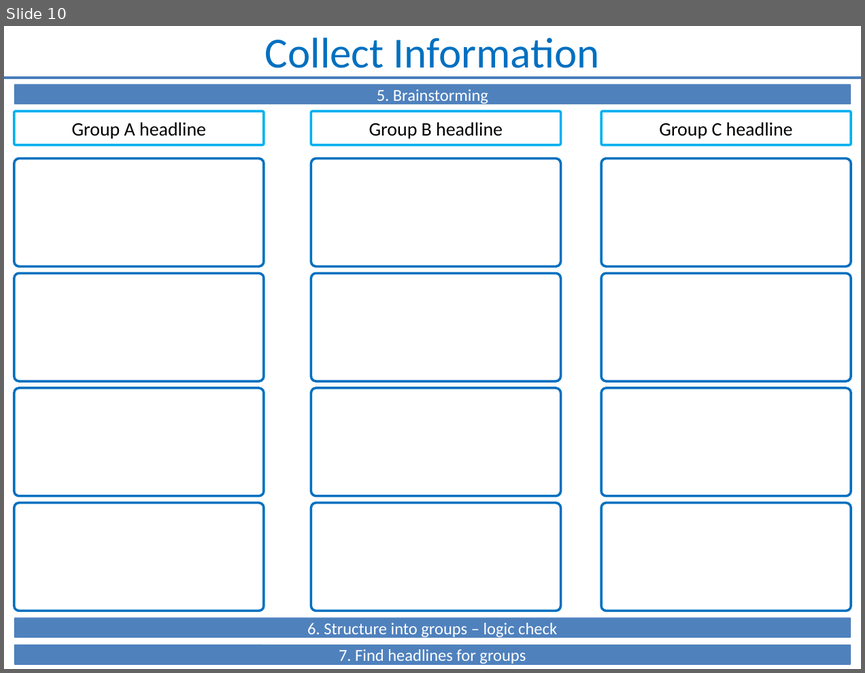
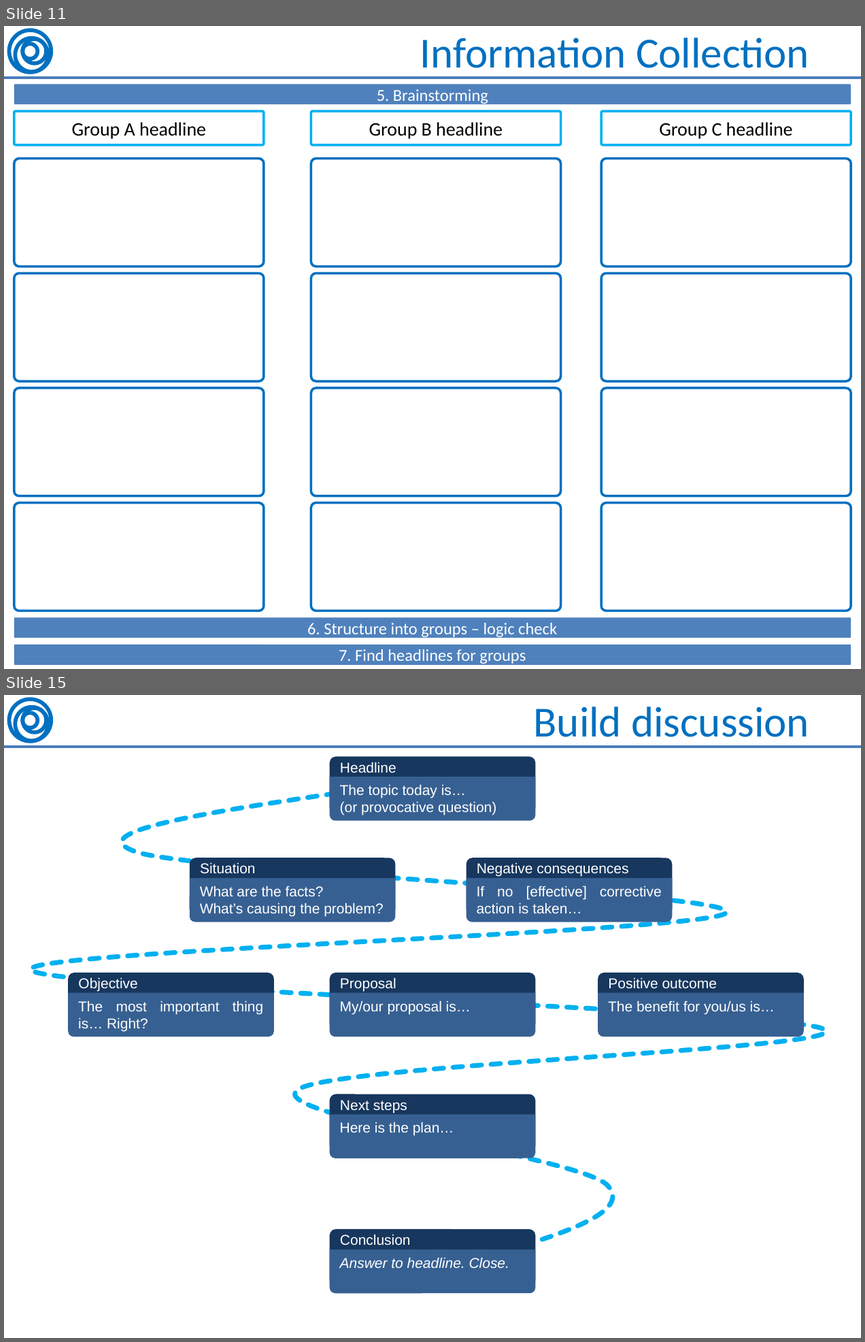
Before and after one commit to OleksiyRudenko/_under-development, a slide deck: soft-skills--Presentation/Presentation about Presentation.pptx. Shown one above the other, each under a label of ours: slide 10 before the commit, slides 11 and 15 after it; the slides between them are not shown. The pictures are 865x673 and 865x1342 pixels, drawn with LibreOffice and Linux fonts; fonts in the diff are those of the drawing. Boxes give left, top, right and bottom in pixels: in the first picture for what was removed or moved away, otherwise in the second. Text is boxed around its words. In the diff, an @@ line names an element or a change of style, - is before the commit and + after.

```diff
--- a/soft-skills--Presentation/Presentation about Presentation.pptx
+++ b/soft-skills--Presentation/Presentation about Presentation.pptx
@@ slide 15 added at <box>4,695,861,1338</box>, background #FFFFFF; not listed: 5 template elements that a slide beside it also shows @@
@@ title added at <box>534,707,809,747</box>, 36 pt, text #0070C0 @@
+Build discussion
@@ rounded rectangle added at <box>330,757,535,814</box>, fill #17375E, 12 pt, text #FFFFFF @@
+Headline
@@ freeform shape added at <box>14,790,861,1262</box>, outline #00B0F0 4 pt dashed @@
@@ round same rect added at <box>330,777,535,820</box>, fill #376092, 12 pt, text #FFFFFF @@
+The topic today is…
+(or provocative question)
@@ rounded rectangle added at <box>190,858,396,915</box>, fill #17375E, 12 pt, text #FFFFFF @@
+Situation
@@ rounded rectangle added at <box>466,858,672,915</box>, fill #17375E, 12 pt, text #FFFFFF @@
+Negative consequences
@@ round same rect added at <box>190,879,396,922</box>, fill #376092, 12 pt, text #FFFFFF @@
+What are the facts?
+What’s causing the problem?
@@ round same rect added at <box>466,879,672,922</box>, fill #376092, 12 pt, text #FFFFFF @@
+If no [effective] corrective action is taken…
@@ rounded rectangle added at <box>68,972,274,1030</box>, fill #17375E, 12 pt, text #FFFFFF @@
+Objective
@@ rounded rectangle added at <box>330,972,535,1030</box>, fill #17375E, 12 pt, text #FFFFFF @@
+Proposal
@@ rounded rectangle added at <box>598,972,804,1030</box>, fill #17375E, 12 pt, text #FFFFFF @@
+Positive outcome
@@ round same rect added at <box>68,992,274,1036</box>, fill #376092, 12 pt, text #FFFFFF @@
+The most important thing is… Right?
@@ round same rect added at <box>330,992,535,1036</box>, fill #376092, 12 pt, text #FFFFFF @@
+My/our proposal is…
@@ round same rect added at <box>598,992,804,1036</box>, fill #376092, 12 pt, text #FFFFFF @@
+The benefit for you/us is…
@@ rounded rectangle added at <box>330,1094,535,1152</box>, fill #17375E, 12 pt, text #FFFFFF @@
+Next steps
@@ round same rect added at <box>330,1114,535,1157</box>, fill #376092, 12 pt, text #FFFFFF @@
+Here is the plan…
@@ rounded rectangle added at <box>330,1229,535,1286</box>, fill #17375E, 12 pt, text #FFFFFF @@
+Conclusion
@@ round same rect added at <box>330,1249,535,1293</box>, fill #376092, 12 pt, text #FFFFFF, italic @@
+Answer to headline. Close.
@@ what was slide 10 is now slide 11 @@
@@ slide 11 changed as well @@
@@ group added at <box>9,30,51,72</box>: 4 ellipses @@
@@ title at <box>420,38,809,78</box>: text changed @@
-Collect Information
+Information Collection
```
Also in this commit, not shown: 10 other slides changed, 6 other slides added, 1 other file.
